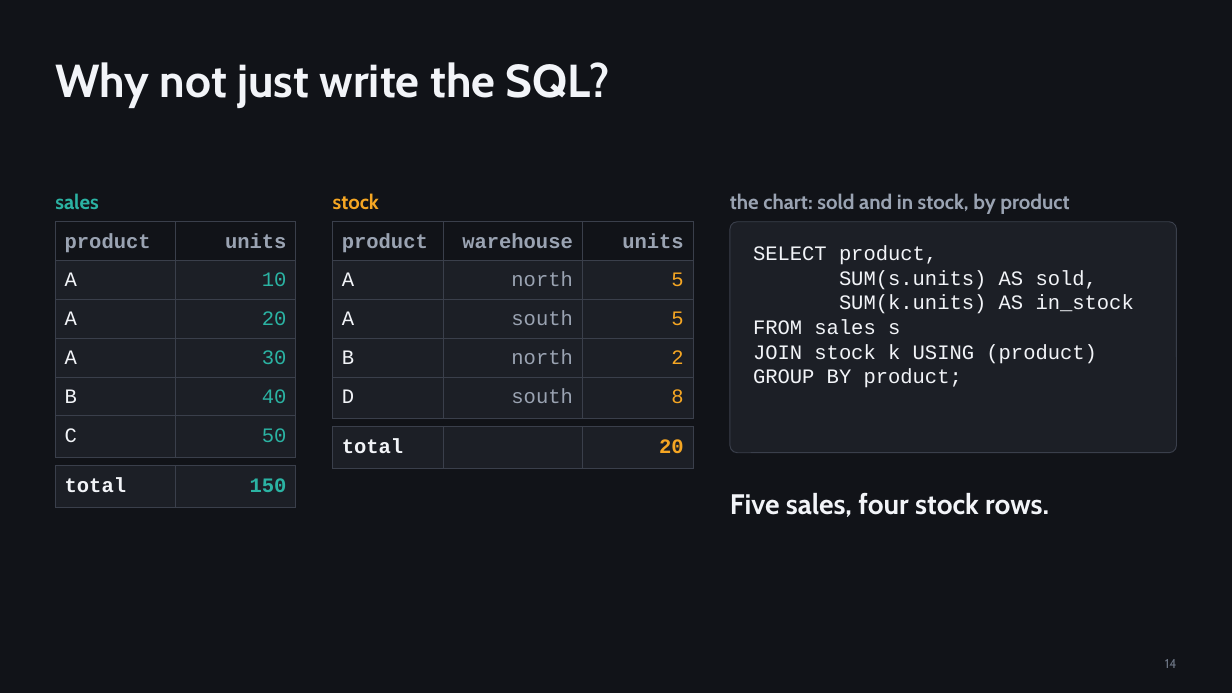
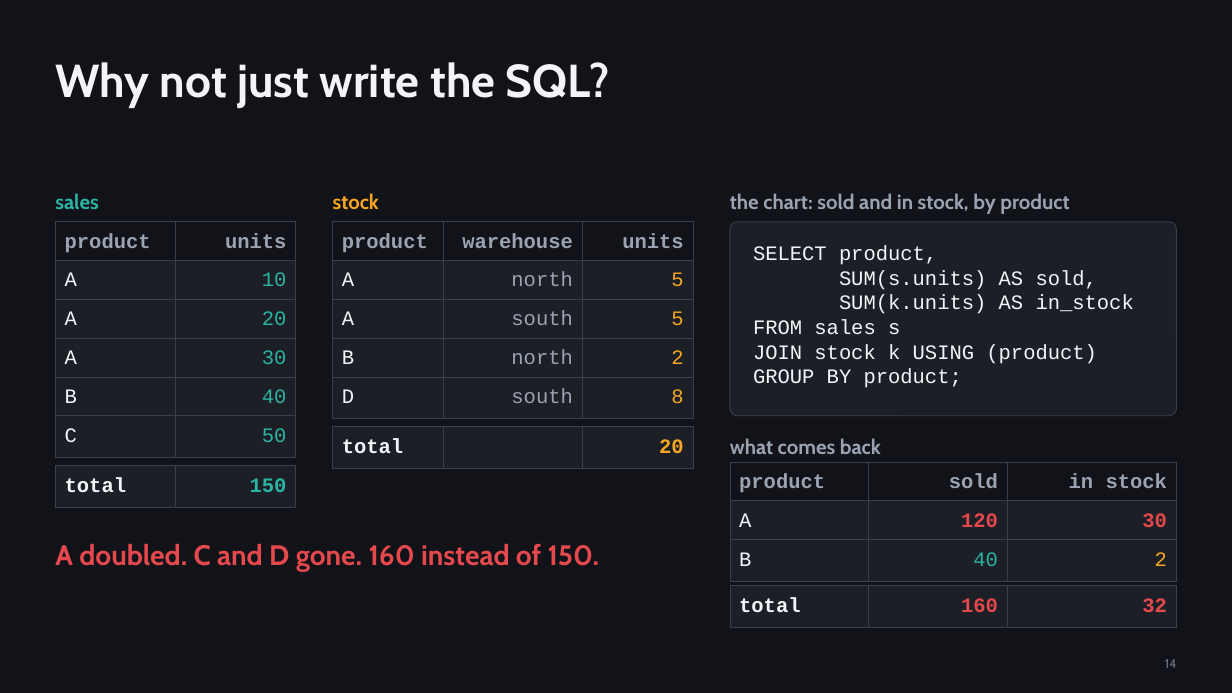
Before and after one commit to djouallah/presentations, a slide deck: slide 14 of analytics-as-code/analytics-as-code.pptx. Drawn at 1232x693 pixels with LibreOffice and Linux fonts; fonts in the diff are those of the drawing. Boxes give left, top, right and bottom in pixels: in the first picture for what was removed or moved away, otherwise in the second. Text is boxed around its words. In the diff, an @@ line names an element or a change of style, - is before the commit and + after.

```diff
--- a/analytics-as-code/analytics-as-code.pptx
+++ b/analytics-as-code/analytics-as-code.pptx
@@ rounded rectangle resized from (x1=730, y1=222, x2=1177, y2=453) to (x1=730, y1=222, x2=1177, y2=416) @@
@@ rounded rectangle at (x1=730, y1=222, x2=1177, y2=416): proportions changed @@
@@ text at (x1=730, y1=438, x2=881, y2=454): text changed; size 22 to 16 pt; text colour #F2F4F8 to #9AA3B2 @@
-Five sales, four stock rows.
+what comes back
@@ table added at (x1=730, y1=462, x2=1177, y2=501), 1 rows, 3 columns @@
+product | sold | in stock
@@ table added at (x1=730, y1=501, x2=1177, y2=540), 1 rows, 3 columns @@
+A | 120 | 30
@@ text added at (x1=55, y1=544, x2=600, y2=571), 22 pt, text #E5484D, bold @@
+A doubled. C and D gone. 160 instead of 150.
@@ table added at (x1=730, y1=540, x2=1177, y2=579), 1 rows, 3 columns @@
+B | 40 | 2
@@ table added at (x1=730, y1=586, x2=1177, y2=625), 1 rows, 3 columns @@
+total | 160 | 32
```
Also in this commit, not shown: 1 other file.
